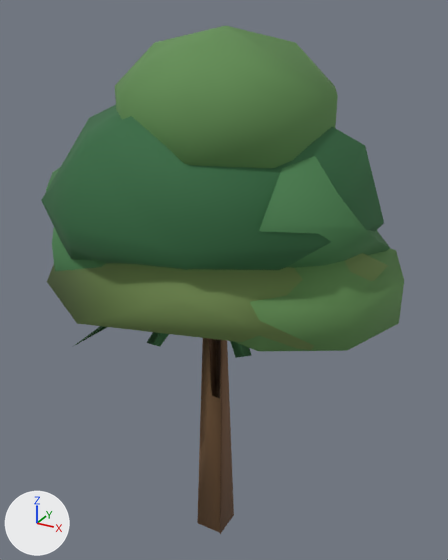
The glTF model public/assets/gidi/cells/cell_0_0_lod1.gltf as it was, and as the next commit left it.
Camera for both pictures: a camera (50 mm lens) standing at (3.55, -6.17, 7.04) and looking at (0.04, 0.21, 3.85). Arrows for +X, +Y and +Z are at lower left; the lights stay in place. The first picture is the older version. Where no turn or scale is listed for an object, it has been applied to the vertices. Vertices at exactly the same position are counted once.

The older version as bpy lines, for what is in view:
```python
ob_asset_ekiti_iroko_broad_crown = bpy.data.objects.new('ASSET_EKITI_IROKO_BROAD_CROWN', me_asset_ekiti_iroko_broad_crown_mesh)
ob_asset_ekiti_iroko_broad_crown.location = (-0.06, 0.0, 3.43)
ob_asset_ekiti_locust_bean_open_crown = bpy.data.objects.new('ASSET_EKITI_LOCUST_BEAN_OPEN_CROWN', me_asset_ekiti_locust_bean_open_crown_mesh)
ob_asset_ekiti_locust_bean_open_crown.location = (0.04, 0.0, 2.6)
ob_asset_ekiti_oil_palm = bpy.data.objects.new('ASSET_EKITI_OIL_PALM', me_asset_ekiti_oil_palm_mesh)
ob_asset_ekiti_oil_palm.location = (-0.27, 0.0, 2.63)
```
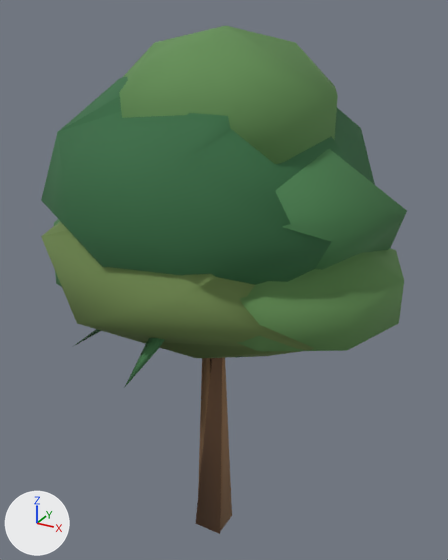
Where the newer file only moved an object's origin or applied its transform, the numbers keep the older frame.

The edits, one by one:
me_asset_ekiti_iroko_broad_crown_mesh is used by ob_asset_ekiti_iroko_broad_crown; location (-0.06, 0.0, 3.43).
me_asset_ekiti_iroko_broad_crown_mesh had 72 vertices, 124 faces and spanned x -2.11..2.11, y -1.76..1.76, z -3.43..3.43.
me_asset_ekiti_iroko_broad_crown_mesh now has 108 vertices, 180 faces and spans x -2.11..2.34, y -1.76..1.76, z -3.43..3.43.
me_asset_ekiti_iroko_broad_crown_mesh part 1: 5 vertices removed from x -1.72..1.83, y -1.52..1.52, z 2.25..2.34; 24 vertices added at x -1.38..2.34, y -1.52..1.52, z 1.76..3.12.
me_asset_ekiti_iroko_broad_crown_mesh part 2: 3 vertices removed from x -1.38..1.49, y -0.94..0.94, z 0.79..0.96; 19 vertices added at x -0.97..1.08, y -0.88..0.88, z 0.02..0.22.
me_asset_ekiti_iroko_broad_crown_mesh part 3: 1 vertex moved from x 0.27, y 0.21, z -3.43 to x -0.15, y -0.21, z -3.43.
Other edits to the shape of me_asset_ekiti_iroko_broad_crown_mesh do not show in these pictures.
me_asset_ekiti_locust_bean_open_crown_mesh is used by ob_asset_ekiti_locust_bean_open_crown; location (0.04, 0.0, 2.6).
me_asset_ekiti_locust_bean_open_crown_mesh had 69 vertices, 117 faces and spanned x -2.3..2.3, y -1.76..1.76, z -2.6..2.6.
me_asset_ekiti_locust_bean_open_crown_mesh now has 107 vertices, 177 faces and spans x -2.3..2.3, y -1.76..1.76, z -2.6..2.6.
me_asset_ekiti_locust_bean_open_crown_mesh part 4: 1 vertex moved from x 0.04, y 0.0, z 1.5 to x -0.11, y 0.0, z 1.5; 9 vertices removed from x -1.83..2.1, y -1.09..1.09, z 0.86..2.24; 47 vertices added at x -1.83..2.1, y -1.09..1.09, z 0.7..2.6.
me_asset_ekiti_oil_palm_mesh is used by ob_asset_ekiti_oil_palm; location (-0.27, 0.0, 2.63).
me_asset_ekiti_oil_palm_mesh had 63 vertices, 93 faces and spanned x -1.6..1.6, y -1.32..1.32, z -2.63..2.63.
me_asset_ekiti_oil_palm_mesh now has 73 vertices, 106 faces and spans x -1.6..2.15, y -1.87..1.87, z -2.63..2.63.
Part 5, on me_asset_ekiti_oil_palm_mesh:
8 vertices are removed from x 0.14..0.4, y -0.13..0.13, z 1.62.
34 faces are deleted.
18 vertices are added at x -0.92..2.15, y -1.87..1.87, z 0.47..2.46.
47 new faces join them, mat_mat_ekiti_veg_palm_leaf (dark green #42794b).

What differs and where, as boxes [x1, y1, x2, y2] in the pictures (448 x 560 px; the box of a moved part takes in the faces that stretch with it):
'ASSET_EKITI_IROKO_BROAD_CROWN', reshaped: before [41, 26, 390, 534]; after [41, 26, 407, 534]
'ASSET_EKITI_LOCUST_BEAN_OPEN_CROWN', reshaped: before [47, 228, 404, 533]; after [41, 219, 404, 532]
'ASSET_EKITI_OIL_PALM', reshaped (mostly hidden): before [74, 326, 251, 398]; after [74, 329, 244, 388]
part 1 of me_asset_ekiti_iroko_broad_crown_mesh, built on: before [41, 105, 384, 264]; after [41, 77, 407, 269]
part 2 of me_asset_ekiti_iroko_broad_crown_mesh, built on (mostly hidden before): before [42, 202, 383, 264]; after [52, 212, 331, 285]
part 3 of me_asset_ekiti_iroko_broad_crown_mesh, moved or reshaped: before [220, 340, 234, 534]; after [195, 358, 222, 534]
part 4 of me_asset_ekiti_locust_bean_open_crown_mesh, built on: before [47, 228, 388, 379]; after [41, 219, 314, 358]
part 5 of me_asset_ekiti_oil_palm_mesh, moved or reshaped (mostly hidden): before [74, 327, 250, 349]; after [74, 330, 165, 388]
